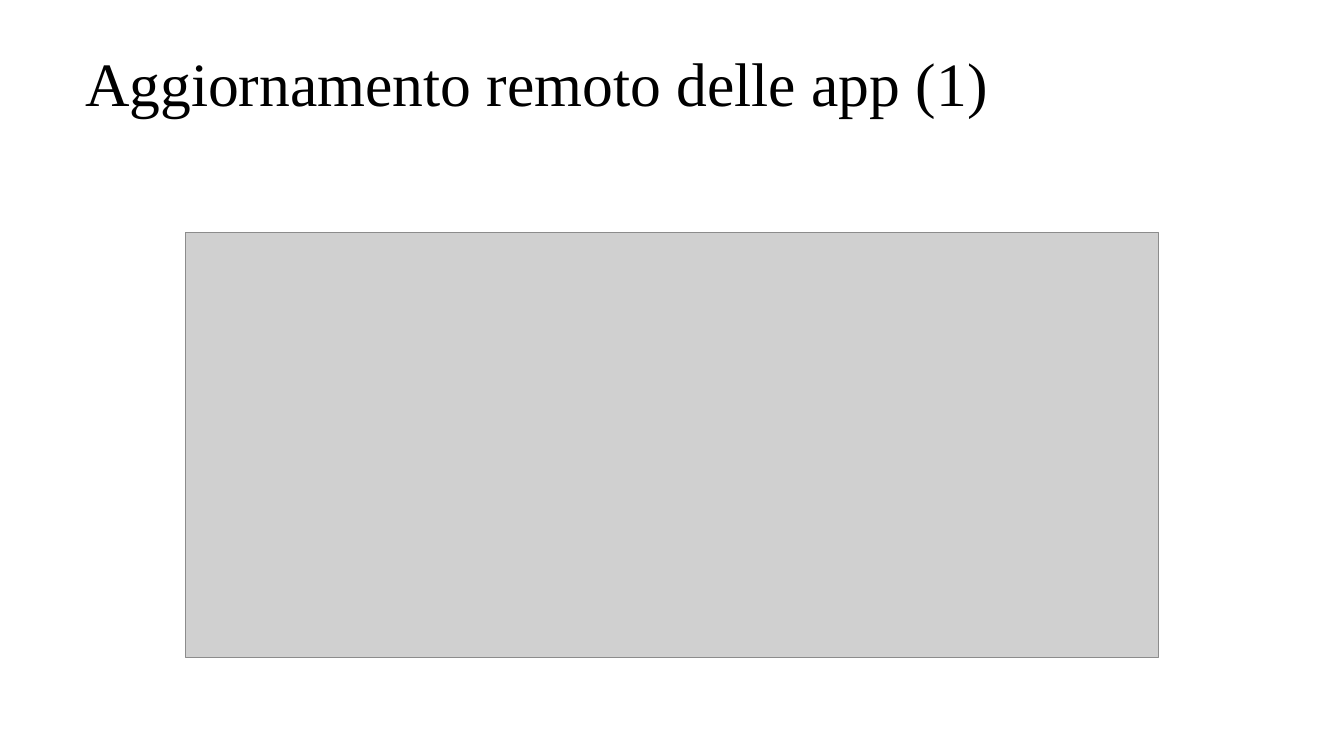
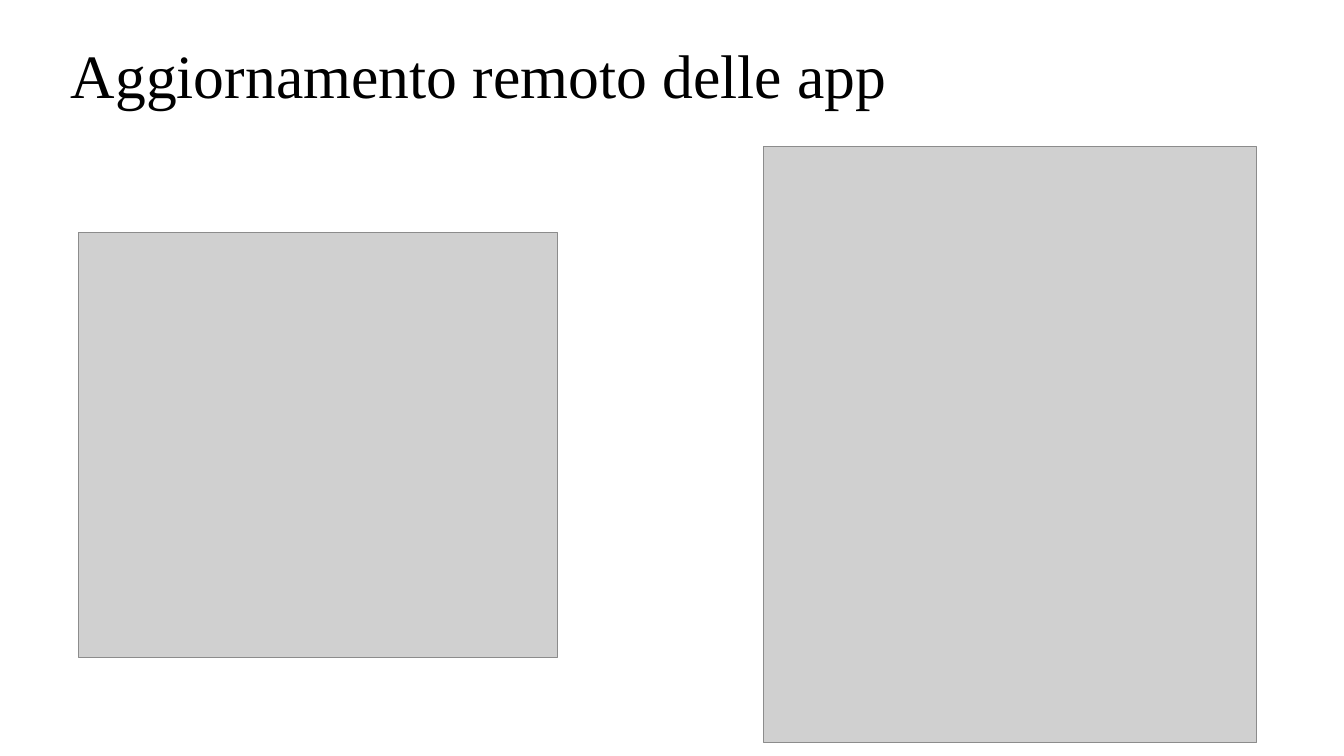
Before and after one commit to davidecolussi/Tesi, a slide deck: slide 8 of presentazione/Colussi_Davide_Presentazione.pptx. Drawn at 1344x756 pixels with LibreOffice and Linux fonts; fonts in the diff are those of the drawing; grey boxes stand for pictures. Boxes give left, top, right and bottom in pixels: in the first picture for what was removed or moved away, otherwise in the second. Text is boxed around its words. In the diff, an @@ line names an element or a change of style, - is before the commit and + after.

```diff
--- a/presentazione/Colussi_Davide_Presentazione.pptx
+++ b/presentazione/Colussi_Davide_Presentazione.pptx
@@ title at <box>71,55,886,110</box>: text changed @@
-Aggiornamento remoto delle app (1)
+Aggiornamento remoto delle app
@@ picture added at <box>764,147,1257,743</box> @@
@@ picture: place and size @@
-picture at <box>186,232,1159,657</box>
+picture at <box>79,232,558,657</box>
```
Also in this commit, not shown: 2 other slides changed, 1 slide added, 2 slides removed.
